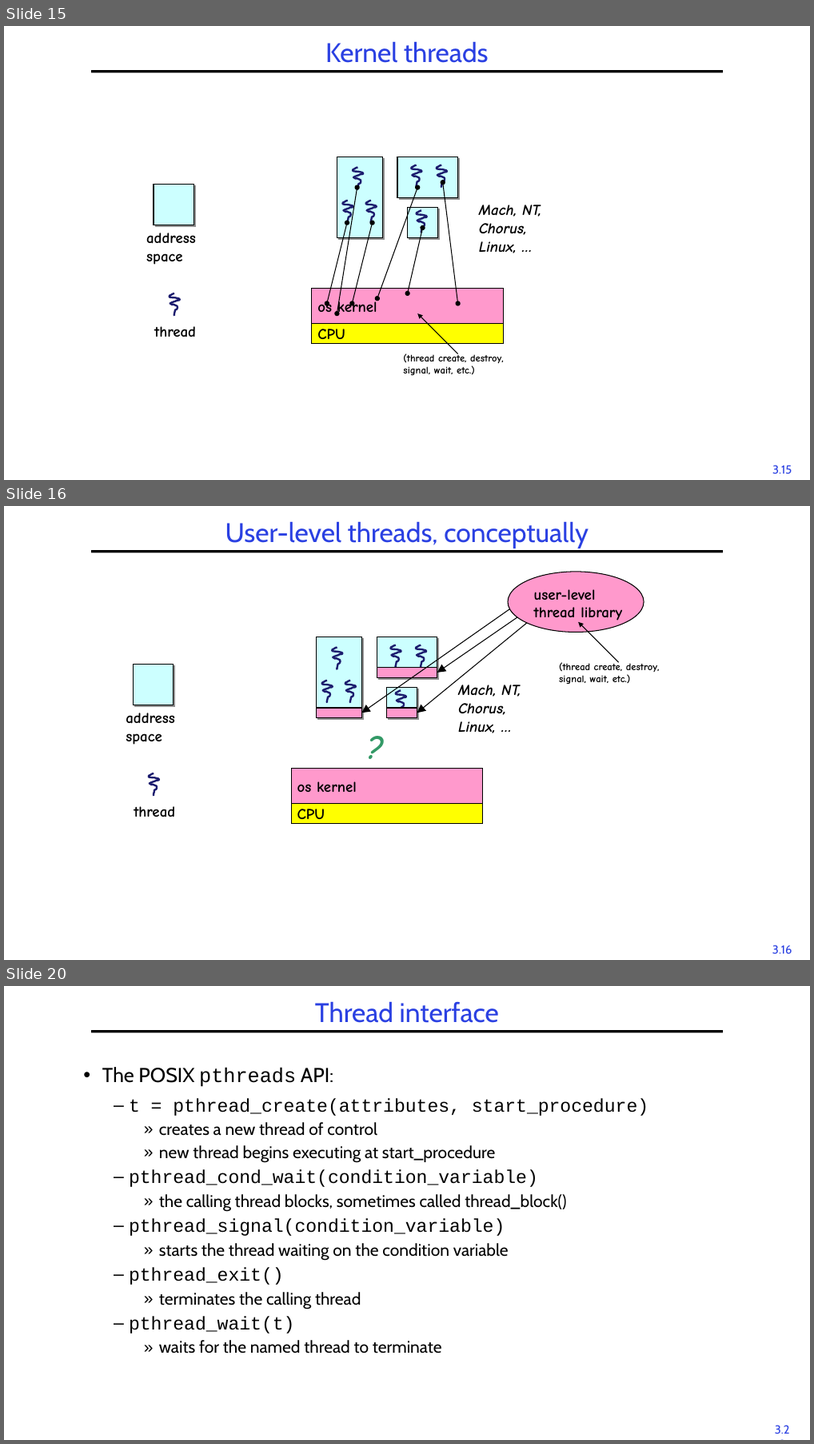
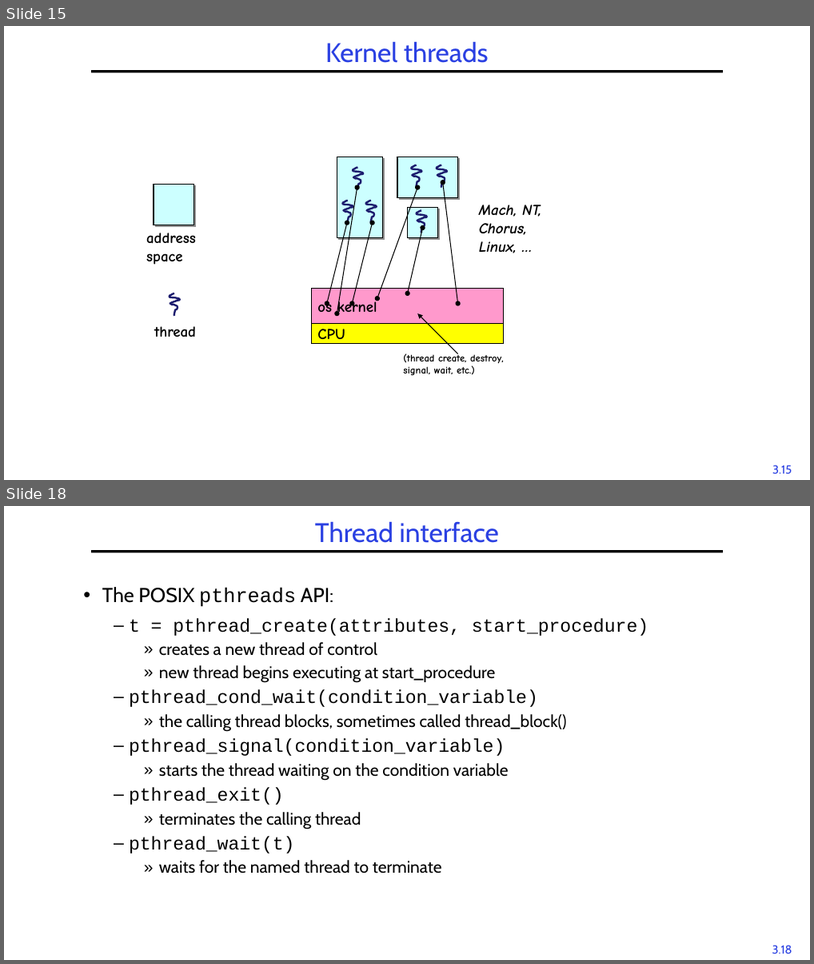
Before and after one commit to guhofstra/CSC256Fa25, a slide deck: PPTs/3-Threads.pptx. Shown one above the other, each under a label of ours: slides 15, 16 and 20 before the commit, slides 15 and 18 after it; the slides between them are not shown. The pictures are 814x1444 and 814x964 pixels, drawn with LibreOffice and Linux fonts; fonts in the diff are those of the drawing. Boxes give left, top, right and bottom in pixels: in the first picture for what was removed or moved away, otherwise in the second. Text is boxed around its words. In the diff, an @@ line names an element or a change of style, - is before the commit and + after.

```diff
--- a/PPTs/3-Threads.pptx
+++ b/PPTs/3-Threads.pptx
@@ slide 16 removed at box(4, 506, 810, 960), background #FFFFFF; not listed: 2 template elements that a slide beside it also shows @@
@@ title removed at box(226, 521, 589, 548) @@
-User-level threads, conceptually
@@ arrow removed from (514, 607) to (362, 713) @@
@@ arrow removed from (529, 622) to (417, 713) @@
@@ arrow removed from (518, 616) to (438, 672) @@
@@ group removed at box(508, 572, 660, 684): 2 texts, 1 ellipse, 1 arrow @@
-user-level
-thread library
-(thread create, destroy, signal, wait, etc.)
@@ rectangle removed at box(133, 664, 174, 705) @@
@@ rectangle removed at box(378, 668, 438, 678) @@
@@ group removed at box(317, 637, 521, 733): 6 freeform shapes, 3 rectangles, 1 text @@
-Mach, NT,
-Chorus,
-Linux, …
@@ text removed at box(126, 712, 175, 744) @@
-address space
@@ rectangle removed at box(317, 708, 362, 718) @@
@@ rectangle removed at box(387, 708, 417, 718) @@
@@ text removed at box(362, 723, 407, 769) @@
-?
@@ rectangle removed at box(291, 768, 483, 803) @@
-os kernel
@@ freeform shape removed at box(148, 773, 160, 796) @@
@@ text removed at box(134, 806, 175, 816) @@
-thread
@@ rectangle removed at box(291, 804, 483, 824) @@
-CPU
@@ what was slide 20 is now slide 18 @@
@@ page number at box(773, 944, 793, 953): text changed @@
-3.20
+3.18
```
Also in this commit, not shown: 2 slides changed, 1 other slide removed, 3 other files.
